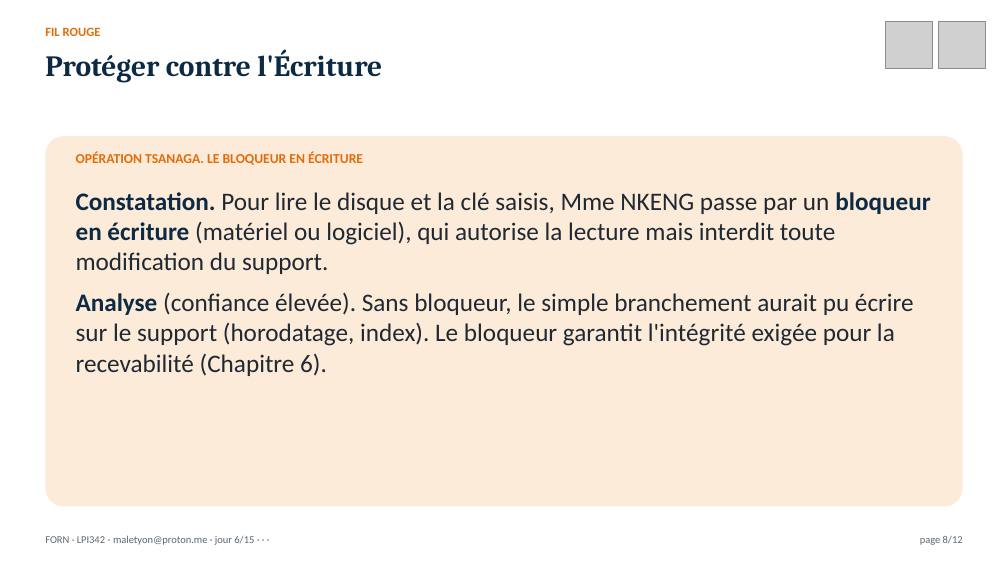
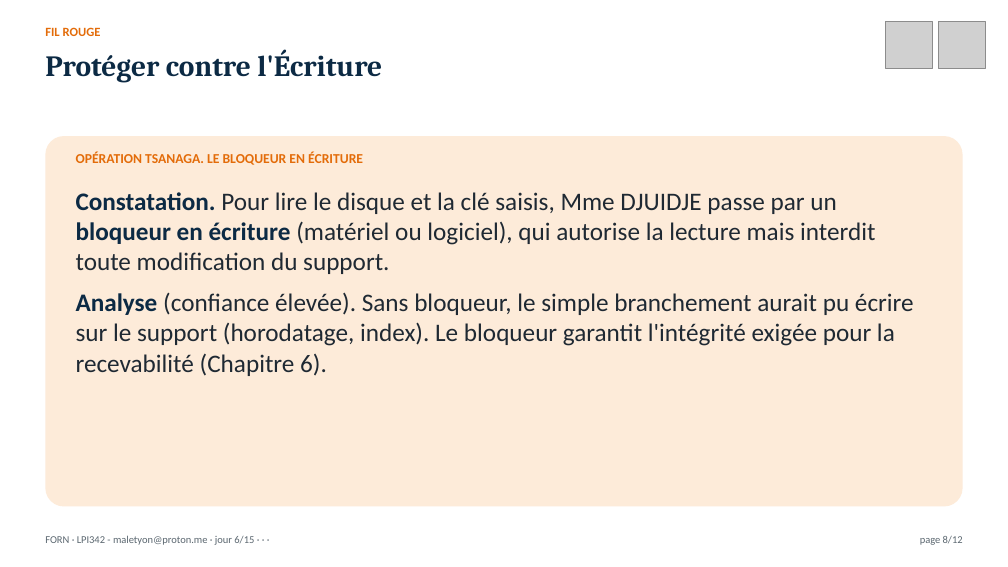
Before and after one commit to MaletYon/cours-forn, a slide deck: slide 8 of Présentation/FORN_J06.pptx. Drawn at 1008x567 pixels with LibreOffice and Linux fonts; fonts in the diff are those of the drawing; grey boxes stand for pictures. Boxes give left, top, right and bottom in pixels: in the first picture for what was removed or moved away, otherwise in the second. Text is boxed around its words. In the diff, an @@ line names an element or a change of style, - is before the commit and + after.

```diff
--- a/Présentation/FORN_J06.pptx
+++ b/Présentation/FORN_J06.pptx
@@ text at [76, 192, 875, 274]: text changed @@
-Constatation. Pour lire le disque et la clé saisis, Mme NKENG passe par un bloqueur en écriture (matériel ou logiciel), qui autorise la lecture mais interdit toute modification du support.
+Constatation. Pour lire le disque et la clé saisis, Mme DJUIDJE passe par un bloqueur en écriture (matériel ou logiciel), qui autorise la lecture mais interdit toute modification du support.
```
Also in this commit, not shown: 26 other files.
